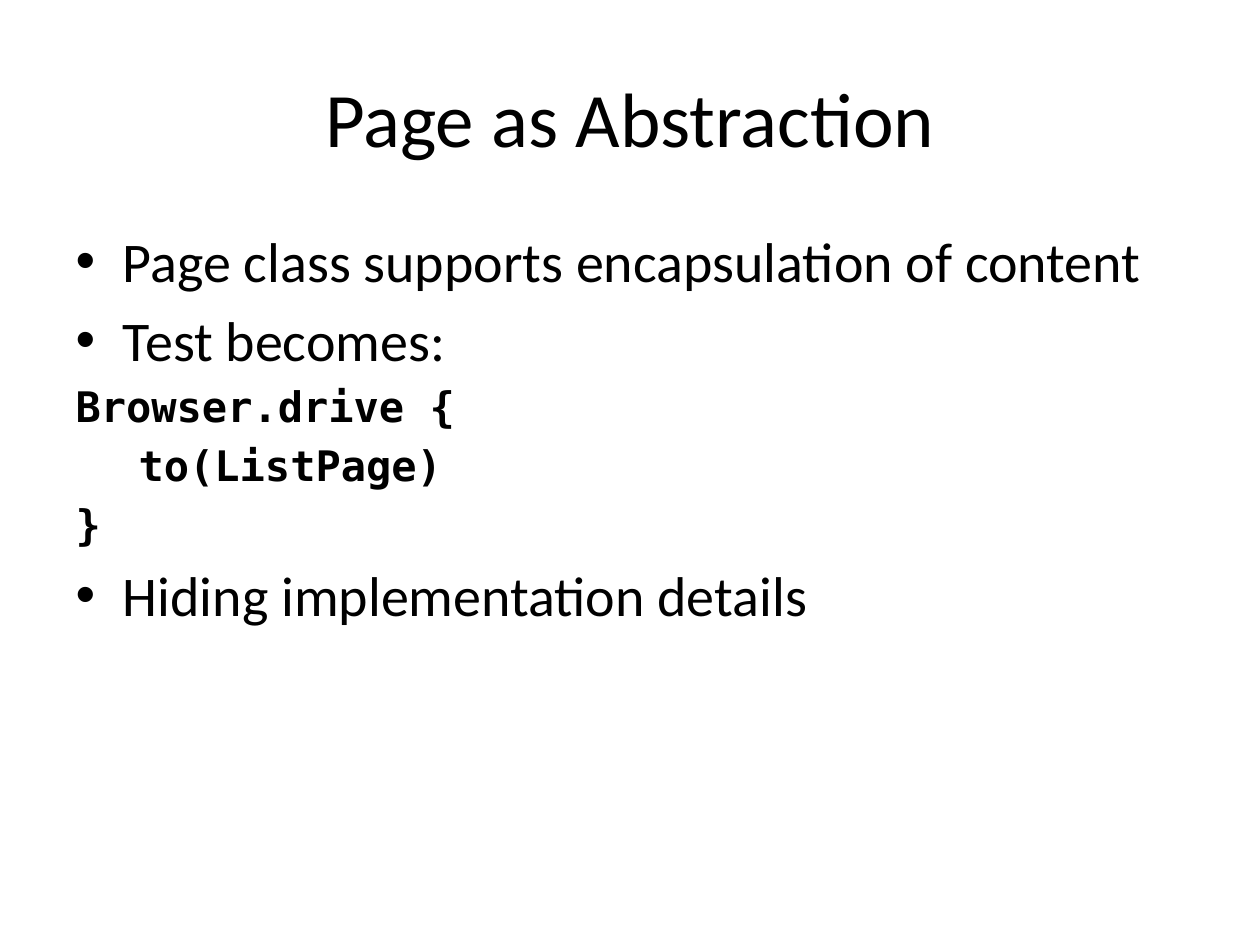
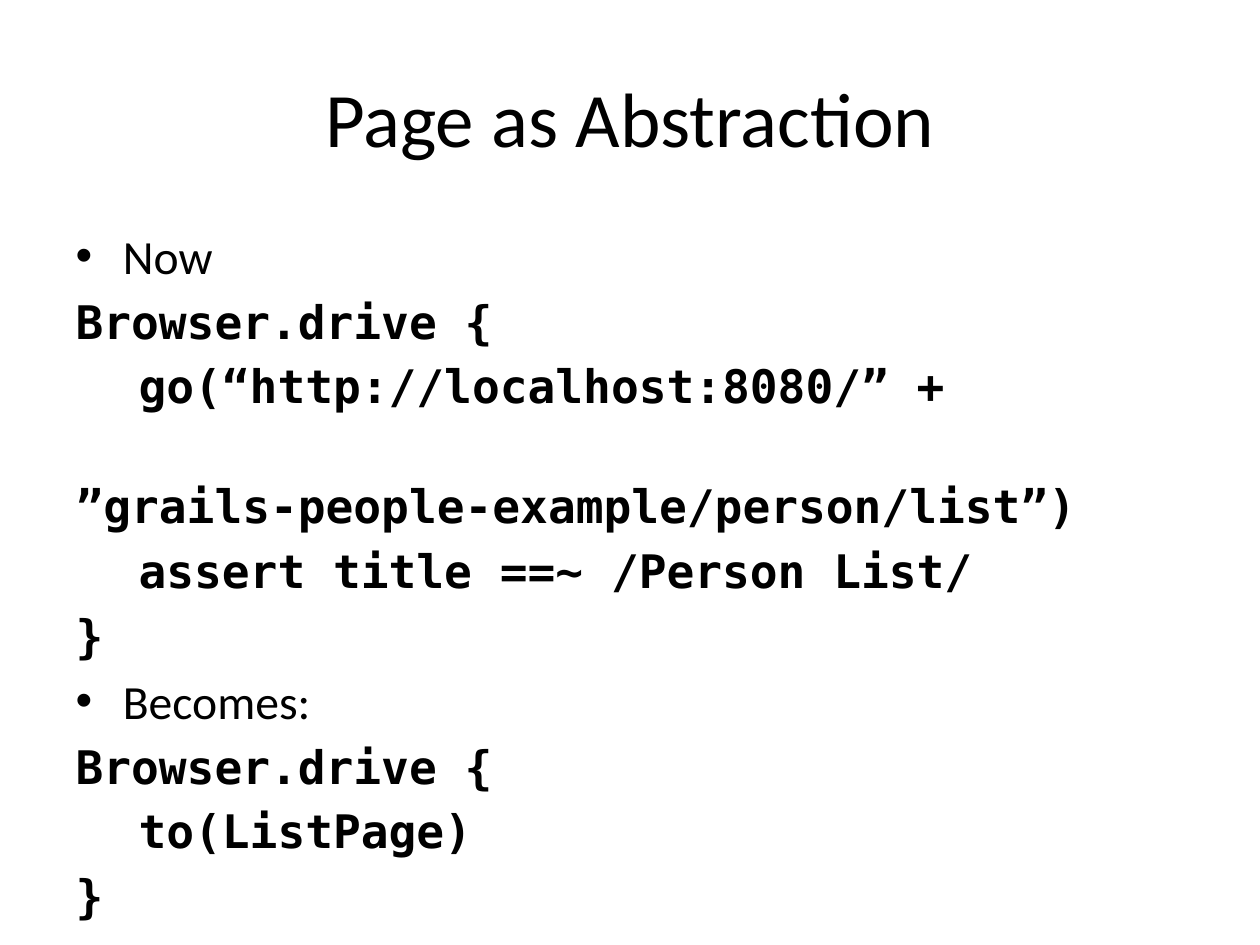
Before and after one commit to RichardAlexanderGreen/example-geb, a slide deck: slide 31 of GebTalk.pptx. Drawn at 1260x945 pixels with LibreOffice and Linux fonts; fonts in the diff are those of the drawing. Boxes give left, top, right and bottom in pixels: in the first picture for what was removed or moved away, otherwise in the second. Text is boxed around its words. In the diff, an @@ line names an element or a change of style, - is before the commit and + after.

```diff
--- a/GebTalk.pptx
+++ b/GebTalk.pptx
@@ text at bbox=[76, 243, 1076, 720]: text changed; size 32 to 26.4 pt; font Calibri to DejaVu Sans Mono; bold on @@
-• Page class supports encapsulation of content
-• Test becomes:
+• Now
+Browser.drive {
+go(“http://localhost:8080/” +
+”grails-people-example/person/list”)
+assert title ==~ /Person List/
+}
+• Becomes:
@@ text at bbox=[123, 577, 807, 626]: paragraph removed @@
-• Hiding implementation details
@@ text at bbox=[76, 746, 472, 858]: size 24 to 26.4 pt in "Browser.drive {", "to(ListPage)", "}" @@
```
Also in this commit, not shown: 8 other slides changed.
